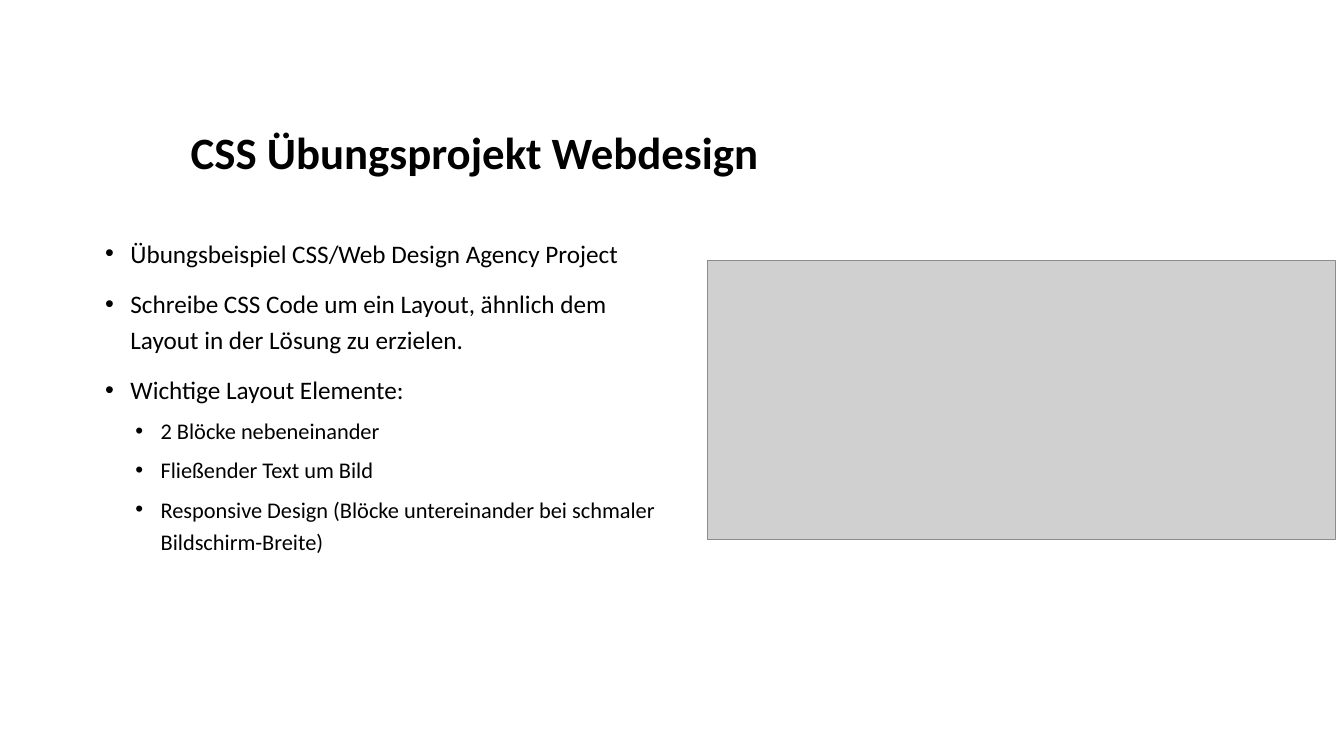
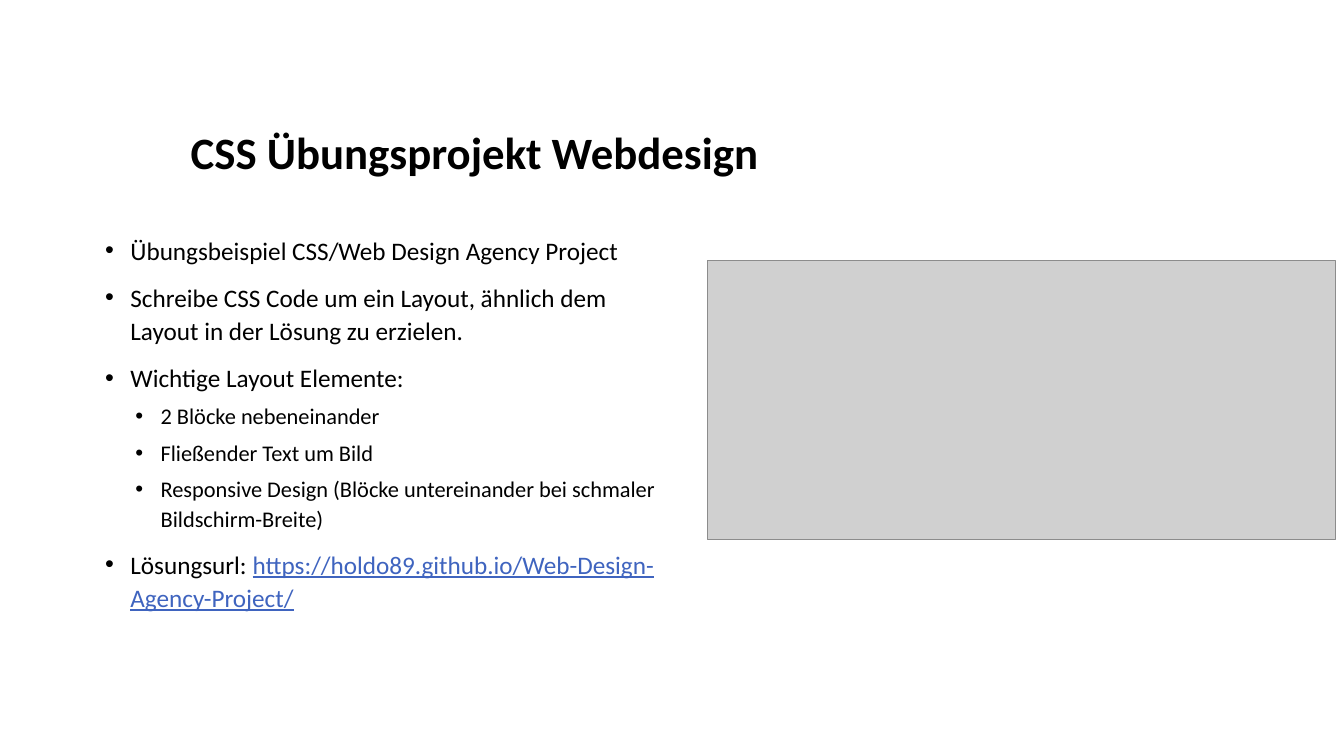
Before and after one commit to Holdo89/Webentwicklung_24_25, a slide deck: slide 33 of 3. CSS/Slides/CSS Grundlagen 2.pptx. Drawn at 1344x756 pixels with LibreOffice and Linux fonts; fonts in the diff are those of the drawing; grey boxes stand for pictures; background and template pictures are left out. Boxes give left, top, right and bottom in pixels: in the first picture for what was removed or moved away, otherwise in the second. Text is boxed around its words. In the diff, an @@ line names an element or a change of style, - is before the commit and + after.

```diff
--- a/3. CSS/Slides/CSS Grundlagen 2.pptx
+++ b/3. CSS/Slides/CSS Grundlagen 2.pptx
@@ text at box(130, 240, 654, 530): line spacing 1.2 to 1.1 @@
@@ text at box(130, 556, 654, 612): paragraph added @@
+• Lösungsurl: https://holdo89.github.io/Web-Design-Agency-Project/
```
Also in this commit, not shown: 32 other files.
